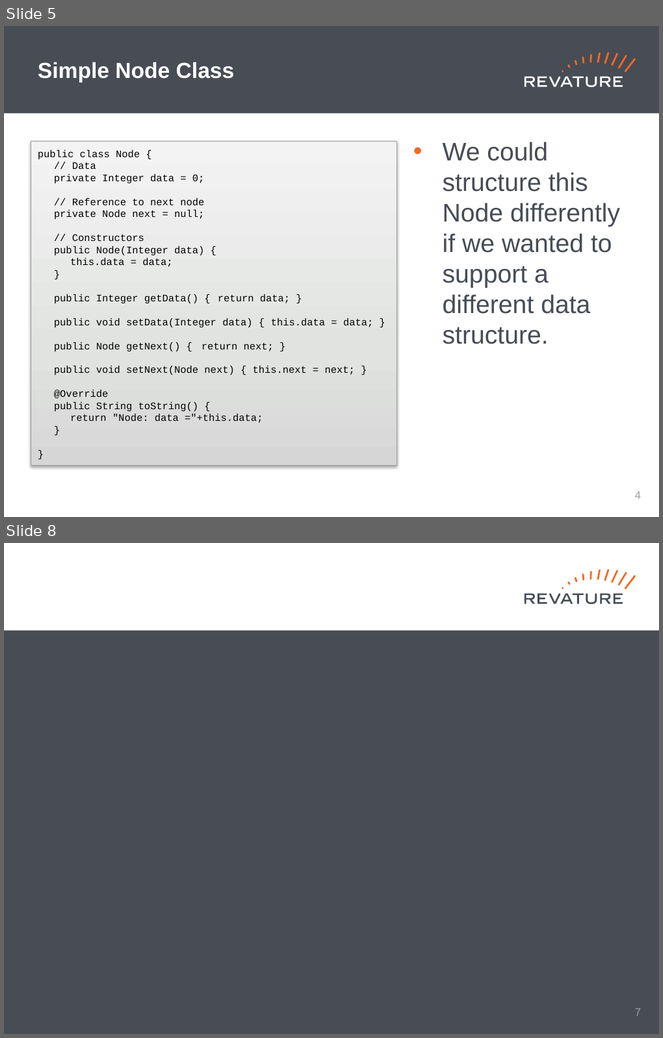
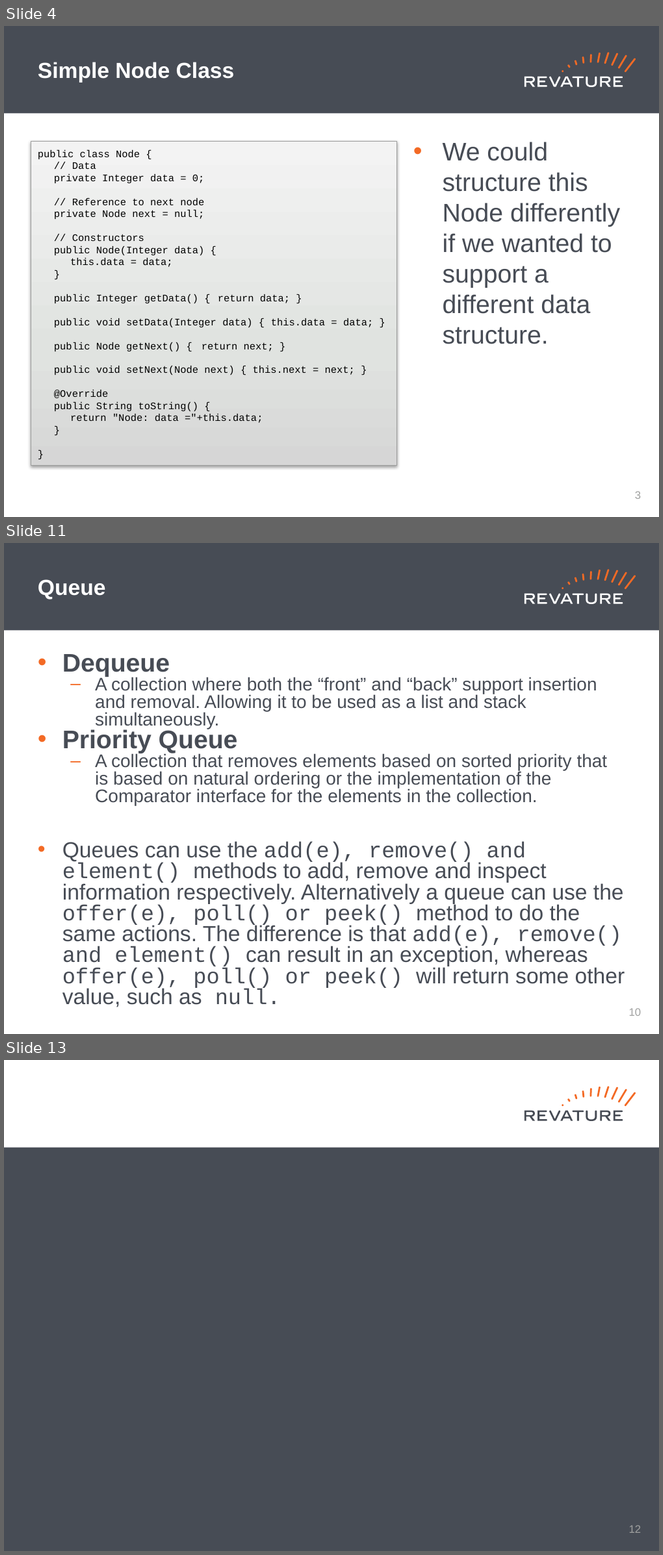
Before and after one commit to jhigherevature/8302021_RAP, a slide deck: powerpoints/Day_16.pptx. Shown one above the other, each under a label of ours: slides 5 and 8 before the commit, slides 4, 11 and 13 after it; the slides between them are not shown. The pictures are 663x1038 and 663x1555 pixels, drawn with LibreOffice and Linux fonts; fonts in the diff are those of the drawing. Boxes give left, top, right and bottom in pixels: in the first picture for what was removed or moved away, otherwise in the second. Text is boxed around its words. In the diff, an @@ line names an element or a change of style, - is before the commit and + after.

```diff
--- a/powerpoints/Day_16.pptx
+++ b/powerpoints/Day_16.pptx
@@ slide 11 added at (4,543,659,1034), background #FFFFFF; not listed: 19 template elements that a slide beside it also shows @@
@@ title added at (38,579,106,600), 24 pt, text #FFFFFF, bold @@
+Queue
@@ text added at (62,654,625,1008), 24 pt, text #474C55 @@
+• Dequeue
+  – A collection where both the “front” and “back” support insertion and removal. Allowing it to be used as a list and stack simultaneously.
+• Priority Queue
+  – A collection that removes elements based on sorted priority that is based on natural ordering or the implementation of the Comparator interface for the elements in the collection.
+• Queues can use the add(e), remove() and element() methods to add, remove and inspect information respectively. Alternatively a queue can use the offer(e), poll() or peek() method to do the same actions. The difference is that add(e), remove() and element() can result in an exception, whereas offer(e), poll() or peek() will return some other value, such as null.
@@ page number added at (629,1008,642,1016), 12 pt, text #A0A1A0 @@
+10
@@ what was slide 5 is now slide 4 @@
@@ page number at (635,491,641,499): text changed @@
-4
+3
@@ what was slide 8 is now slide 13 @@
@@ page number at (629,1525,642,1533): text changed @@
-7
+12
```
Also in this commit, not shown: 3 slides changed, 4 other slides added, 4 other files.
